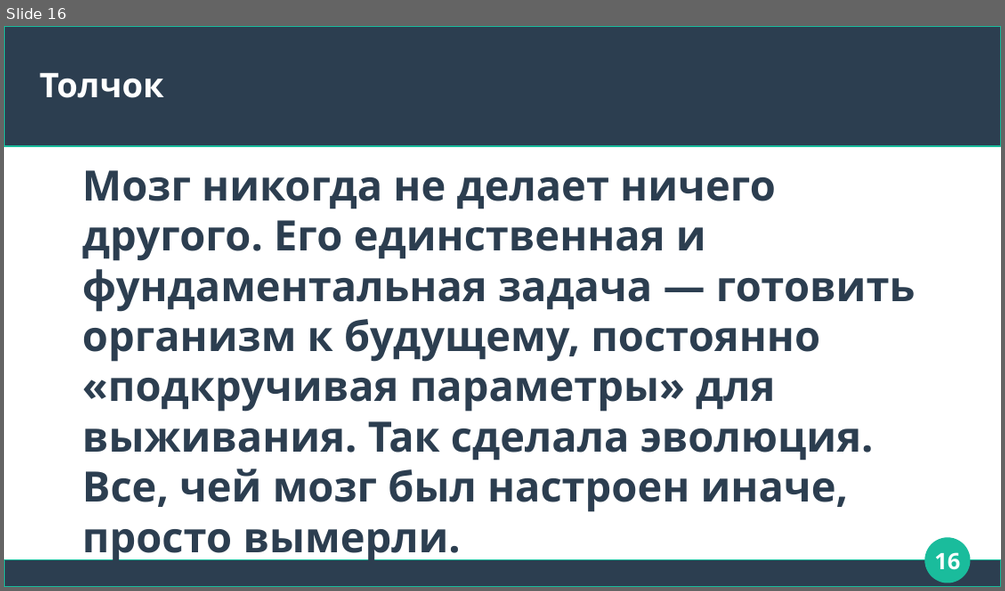
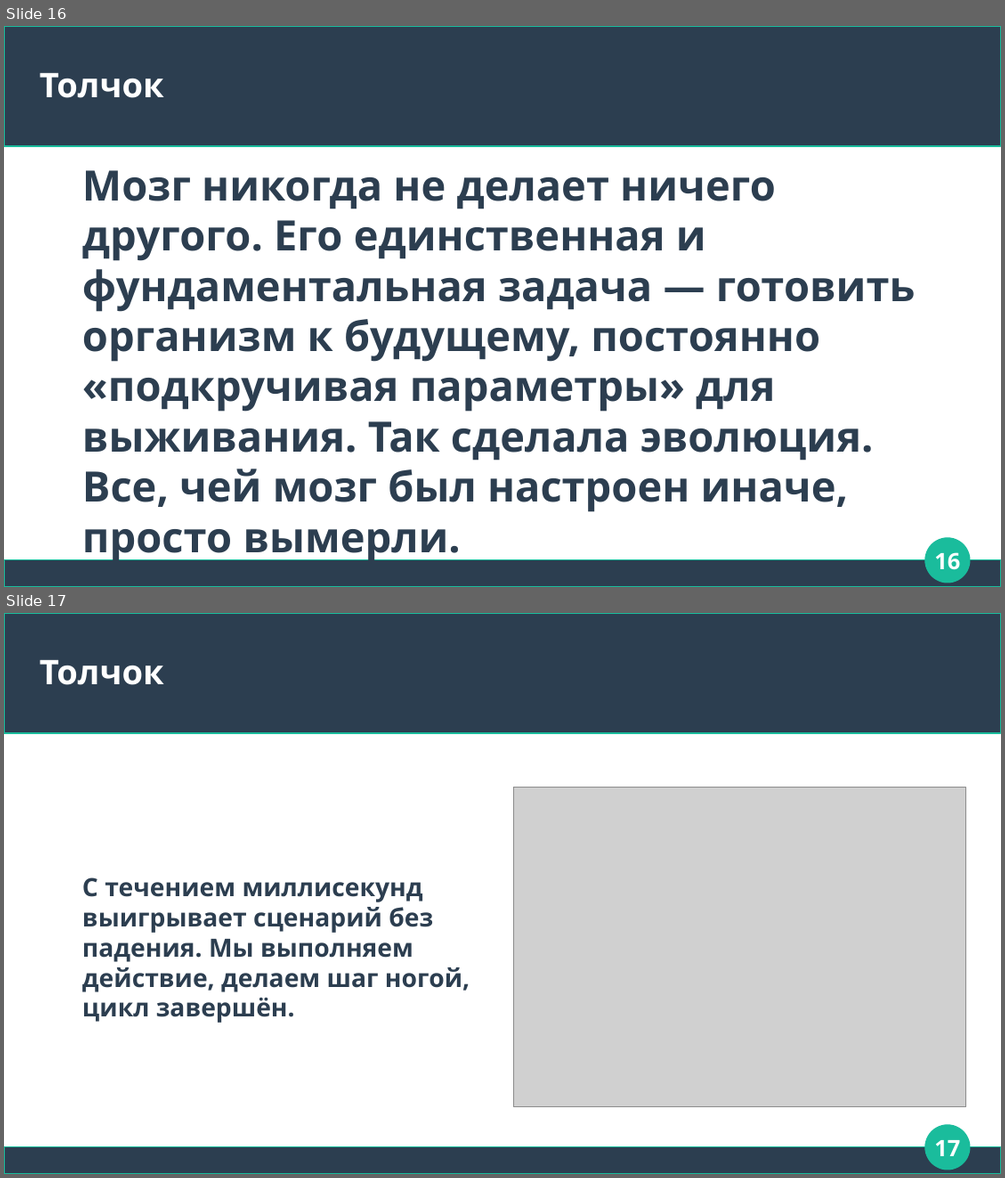
Before and after one commit to Chularev/articles, a slide deck: Psychology/4. аллостаз.odp. Shown one above the other, each under a label of ours: slide 16 before the commit, slides 16 and 17 after it. The pictures are 1005x591 and 1005x1178 pixels, drawn with LibreOffice and Linux fonts; fonts in the diff are those of the drawing; grey boxes stand for pictures. Boxes give left, top, right and bottom in pixels: in the first picture for what was removed or moved away, otherwise in the second. Text is boxed around its words. In the diff, an @@ line names an element or a change of style, - is before the commit and + after.

```diff
--- a/Psychology/4. аллостаз.odp
+++ b/Psychology/4. аллостаз.odp
@@ slide 17 added at (4,613,1001,1174), background #FFFFFF; not listed: 3 template elements that a slide beside it also shows @@
@@ title added at (40,659,164,685), 27 pt, text #FFFFFF, bold @@
+Толчок
@@ picture added at (514,787,965,1106) @@
@@ text added at (82,877,469,1022), 20 pt, text #2C3E50, bold @@
+С течением миллисекунд выигрывает сценарий без падения. Мы выполняем действие, делаем шаг ногой, цикл завершён.
@@ page number added at (934,1140,960,1156), 18 pt, text #FFFFFF, bold @@
+17
```
Also in this commit, not shown: 1 slide removed, 1 other file.
